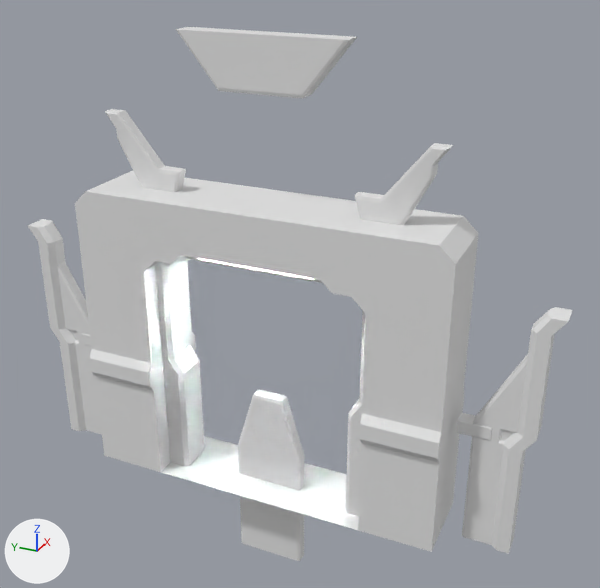
An edit to the glTF model models/door.glb, drawn before and after from the same camera.
Rendered twice from a camera (50 mm lens) standing at (-38.1, -19.1, 32.1) and looking at (1.4, -1.3, 12.3). The axes (+X, +Y, +Z) are drawn at lower left. The lights are the same throughout. Where no turn or scale is listed for an object, it has been applied to the vertices. Vertices at the same position are counted once.
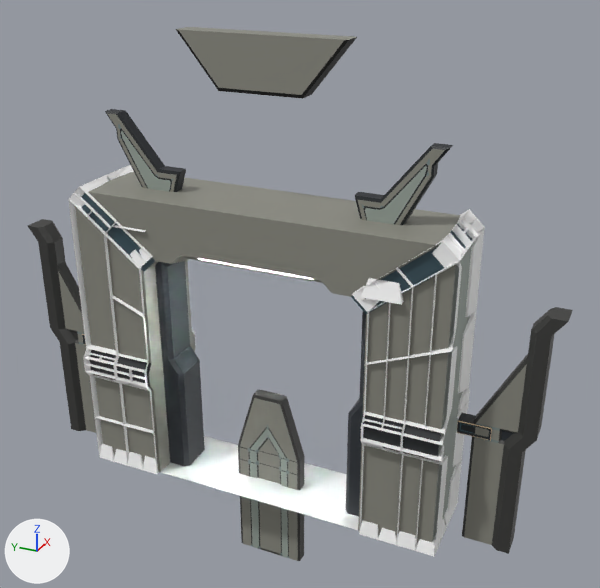
Commit message: fancier door

Pixel boxes (x1, y1, x2, y2) of what changed, in the pictures (600 x 588 px):
'Cube.001', surface changed
    both: (75, 171, 479, 552)
'discombobulated_mesh', added
    after: (68, 165, 485, 556)
'Plane.001', surface changed
    both: (176, 27, 357, 99)
'Plane.004', surface changed, reshaped
    both: (238, 390, 305, 561)
'Plane.003', surface changed (white to grey)
    both: (155, 261, 205, 466)
'Plane.006', surface changed (grey to black)
    both: (492, 307, 573, 554)
'Plane.008', surface changed
    both: (462, 354, 528, 545)
'Plane', surface changed (grey to black)
    both: (28, 219, 86, 431)
'Plane.009', surface changed
    both: (355, 143, 453, 225)
'Plane.005', surface changed
    both: (58, 261, 102, 435)
'Plane.002', surface changed
    both: (105, 109, 186, 192)
'Plane.007', surface changed (grey to black)
    both: (346, 311, 366, 517)
'Cube.002', surface changed (grey to black)
    both: (457, 413, 492, 441)
'Cube', surface changed
    both: (82, 333, 91, 346)
part 1 of me_cube_001, surface changed
    before: (75, 171, 479, 552)
    after: (75, 171, 474, 544)
part 2 of me_plane_004, built on
    both: (238, 397, 300, 561)
part 3 of me_plane_004, surface changed (white to grey)
    both: (253, 390, 305, 560)
part 7 of me_plane_005, built on
    before: (77, 331, 92, 347)
    after: (77, 331, 84, 345)
part 8 of me_plane_005, surface changed
    both: (58, 261, 96, 433)
part 9 of me_plane_009, built on
    both: (474, 422, 502, 443)
part 10 of me_plane_009, surface changed
    both: (462, 354, 528, 545)
part 11 of me_plane_011, built on
    both: (358, 149, 445, 225)
part 12 of me_plane_011, surface changed (white to grey)
    both: (355, 143, 453, 225)
part 13 of me_plane_008, built on
    both: (107, 113, 177, 192)
part 14 of me_plane_008, surface changed (grey to black)
    both: (105, 109, 186, 192)

The change, as a list of edits to the scene's bpy script:
```text
Change mat_material_001:
    remove mat_material_001.base_color = (0.8, 0.8, 0.8)  # white #e7e7e7
    add mat_material_001.texture = img_colour_board_sci_fi
Change me_cube_001:
    where me_cube_001.from_pydata(...)  # 158 vertices, 340 faces; spans x -2.6..2.6, y -11.0..11.0, z -2.9..15.1
    me_cube_001 part 1: texture (UV) coordinates of 340 of 340 faces, centred in x -2.6..2.6, y -11.0..11.0, z -2.9..15.1, changed; they spanned u 0.12..0.88, v 0.0..1.0 and now span u 0.31..0.56, v 0.2..0.87
Change me_plane_004:
    remove me_plane_004.from_pydata(...)  # 66 vertices, 128 faces; spans x -0.39..0.39, y -2.12..2.12, z 0.0..11.65
    add me_plane_004.from_pydata(...)  # 440 vertices, 876 faces; spans x -0.4..0.4, y -2.12..2.12, z 0.0..11.65
    me_plane_004 part 2: 14 vertices removed from x -0.39..0.39, y -1.97..1.97, z 0.0..7.64; 388 vertices added at x -0.4..0.4, y -1.99..1.99, z 0.0..9.89
    me_plane_004 part 3: 72 kept faces spanning x -0.39..0.39, y -2.12..2.12, z 0.0..11.65 get new texture (UV) coordinates
Change me_plane_001:
    where me_plane_001.from_pydata(...)  # 30 vertices, 56 faces; spans x -0.6..0.6, y -4.72..4.72, z 11.65..14.56
    me_plane_001 part 4: texture (UV) coordinates of 56 of 56 faces, centred in x -0.6..0.6, y -4.65..4.65, z 11.65..14.56, changed; they spanned u 0.72..1.0, v 0.5..1.0 and now span u 0.27..0.34, v 0.32..0.34
Change me_plane:
    where me_plane.from_pydata(...)  # 46 vertices, 88 faces; spans x -0.7..0.7, y 3.3..5.66, z 0.0..14.56
    me_plane part 5: texture (UV) coordinates of 88 of 88 faces, centred in x -0.7..0.7, y 3.31..5.43, z 0.0..14.56, changed; they spanned u 0.0..0.93, v 0.0..0.98 and now span u 0.32..0.32, v 0.22..0.22
Change me_plane_006:
    where me_plane_006.from_pydata(...)  # 46 vertices, 88 faces; spans x -0.7..0.7, y -7.66..-5.29, z 0.0..14.56
    me_plane_006 part 6: texture (UV) coordinates of 88 of 88 faces, centred in x -0.7..0.7, y -7.43..-5.31, z 0.0..14.56, changed; they spanned u 0.0..0.93, v 0.0..0.98 and now span u 0.32..0.32, v 0.22..0.22
Change me_plane_005:
    remove me_plane_005.from_pydata(...)  # 54 vertices, 104 faces; spans x -0.39..0.39, y 2.12..4.96, z 0.0..13.06
    add me_plane_005.from_pydata(...)  # 62 vertices, 120 faces; spans x -0.39..0.39, y 2.12..4.96, z 0.0..13.06
    me_plane_005 part 7
    11 faces are deleted
    8 vertices are added at x -0.39..0.39, y 2.27..3.54, z 6.88..7.5
    27 new faces join them
    me_plane_005 part 8: 93 kept faces spanning x -0.39..0.39, y 2.12..4.96, z 0.0..13.06 get new texture (UV) coordinates
Change me_plane_009:
    remove me_plane_009.from_pydata(...)  # 54 vertices, 104 faces; spans x -0.39..0.39, y -4.96..-2.12, z 0.0..13.06
    add me_plane_009.from_pydata(...)  # 62 vertices, 120 faces; spans x -0.39..0.39, y -4.96..-2.12, z 0.0..13.06
    me_plane_009 part 9
    11 faces are deleted
    8 vertices are added at x -0.39..0.39, y -3.54..-2.27, z 6.88..7.5
    27 new faces join them
    me_plane_009 part 10: 93 kept faces spanning x -0.39..0.39, y -4.96..-2.12, z 0.0..13.06 get new texture (UV) coordinates
Change me_plane_011:
    remove me_plane_011.from_pydata(...)  # 46 vertices, 88 faces; spans x -0.39..0.39, y -5.64..-0.94, z 7.71..14.56
    add me_plane_011.from_pydata(...)  # 100 vertices, 196 faces; spans x -0.39..0.39, y -5.64..-0.94, z 7.71..14.56
    me_plane_011 part 11
    10 faces are deleted
    54 vertices are added at x -0.39..0.39, y -4.77..-1.36, z 8.44..13.99
    118 new faces join them
    me_plane_011 part 12: 78 kept faces spanning x -0.39..0.39, y -5.64..-0.94, z 7.71..14.56 get new texture (UV) coordinates
Change me_plane_008:
    remove me_plane_008.from_pydata(...)  # 46 vertices, 88 faces; spans x -0.39..0.39, y 0.94..5.64, z 7.71..14.56
    add me_plane_008.from_pydata(...)  # 100 vertices, 196 faces; spans x -0.39..0.39, y 0.94..5.64, z 7.71..14.56
    me_plane_008 part 13
    10 faces are deleted
    54 vertices are added at x -0.39..0.39, y 1.36..4.77, z 8.44..13.99
    118 new faces join them
    me_plane_008 part 14: 78 kept faces spanning x -0.39..0.39, y 0.94..5.64, z 7.71..14.56 get new texture (UV) coordinates
Add ob_discombobulated_mesh:
    ob_discombobulated_mesh = bpy.data.objects.new('discombobulated_mesh', me_discombobulated_object_004)  # 954 vertices, 1702 faces; spans x -2.9..2.9, y -11.2..11.2, z -3.0..15.4; in mat_material_004 (white #ffffff)
    ob_discombobulated_mesh.location = (0.0, 0.0, 2.94)
```
